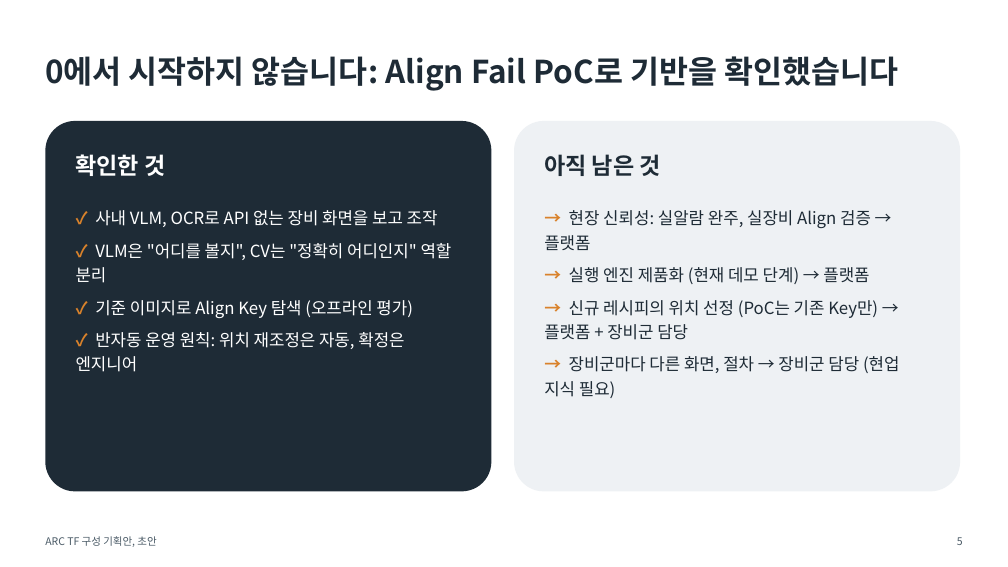
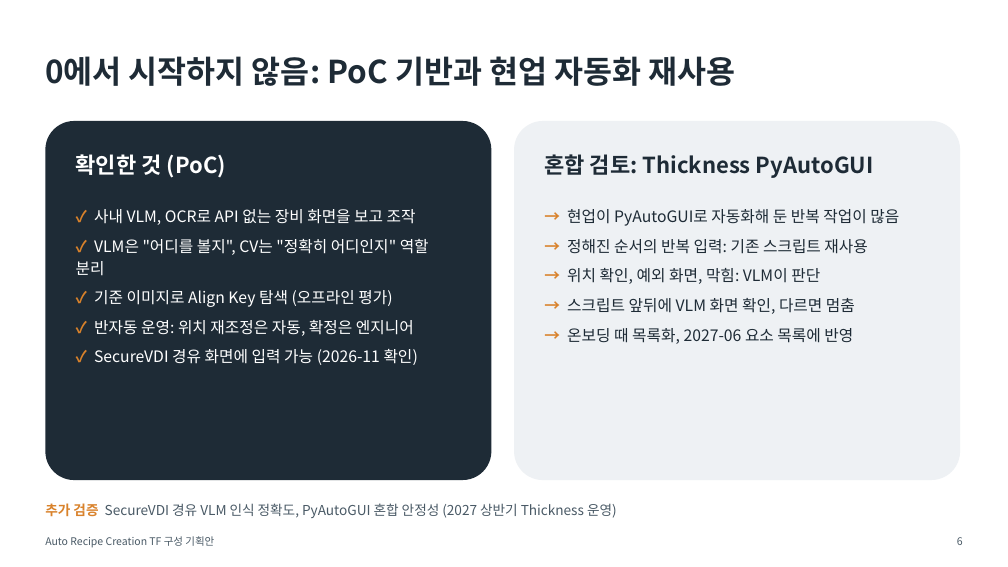
Before and after one commit to DarrenKoi/pm_notes, a slide deck: slide 6 of my-task/arc-tf/deliverables/arc-tf-proposal.pptx (slide 5 before the commit). Drawn at 1008x567 pixels with LibreOffice and Linux fonts; fonts in the diff are those of the drawing. Boxes give left, top, right and bottom in pixels: in the first picture for what was removed or moved away, otherwise in the second. Text is boxed around its words. In the diff, an @@ line names an element or a change of style, - is before the commit and + after.

```diff
--- a/my-task/arc-tf/deliverables/arc-tf-proposal.pptx
+++ b/my-task/arc-tf/deliverables/arc-tf-proposal.pptx
@@ text at (45, 56, 735, 86): text changed @@
-0에서 시작하지 않습니다: Align Fail PoC로 기반을 확인했습니다
+0에서 시작하지 않음: PoC 기반과 현업 자동화 재사용
@@ rounded rectangle: place and size @@
-rounded rectangle at (45, 121, 492, 492)
+rounded rectangle at (45, 121, 492, 480)
@@ rounded rectangle: place and size @@
-rounded rectangle at (514, 121, 960, 492)
+rounded rectangle at (514, 121, 960, 480)
@@ text at (76, 154, 226, 178): text changed; size 22 to 21 pt @@
-확인한 것
+확인한 것 (PoC)
@@ text at (544, 154, 874, 178): text changed; size 22 to 21 pt @@
-아직 남은 것
+혼합 검토: Thickness PyAutoGUI
@@ text at (76, 209, 429, 307): size 16 to 15 pt in "✓ 사내 VLM, OCR로 API 없는 장비 ...", "✓ VLM은 "어디를 볼지", CV는 "정확히 어디인지" ...", "✓ 기준 이미지로 Align Key 탐색 (오프라인 ..."; line spacing 1.2 to 1.15 @@
@@ text at (567, 209, 899, 344): text changed; size 16 to 15 pt @@
-→ 현장 신뢰성: 실알람 완주, 실장비 Align 검증 → 플랫폼
-→ 실행 엔진 제품화 (현재 데모 단계) → 플랫폼
-→ 신규 레시피의 위치 선정 (PoC는 기존 Key만) → 플랫폼 + 장비군 담당
-→ 장비군마다 다른 화면, 절차 → 장비군 담당 (현업 지식 필요)
+→ 현업이 PyAutoGUI로 자동화해 둔 반복 작업이 많음
+→ 정해진 순서의 반복 입력: 기존 스크립트 재사용
+→ 위치 확인, 예외 화면, 막힘: VLM이 판단
+→ 스크립트 앞뒤에 VLM 화면 확인, 다르면 멈춤
+→ 온보딩 때 목록화, 2027-06 요소 목록에 반영
@@ text at (94, 320, 418, 365): text changed; size 16 to 15 pt @@
-✓ 반자동 운영 원칙: 위치 재조정은 자동, 확정은 엔지니어
+✓ 반자동 운영: 위치 재조정은 자동, 확정은 엔지니어
+✓ SecureVDI 경유 화면에 입력 가능 (2026-11 확인)
@@ text added at (45, 503, 617, 518), 13 pt, text #4A5A66 @@
+추가 검증 SecureVDI 경유 VLM 인식 정확도, PyAutoGUI 혼합 안정성 (2027 상반기 Thickness 운영)
@@ text at (45, 536, 214, 548): text changed @@
-ARC TF 구성 기획안, 초안
+Auto Recipe Creation TF 구성 기획안
@@ text at (957, 537, 963, 545): text changed @@
-5
+6
```
Also in this commit, not shown: 6 other slides changed, 6 slides added, 4 slides removed, 12 other files.
